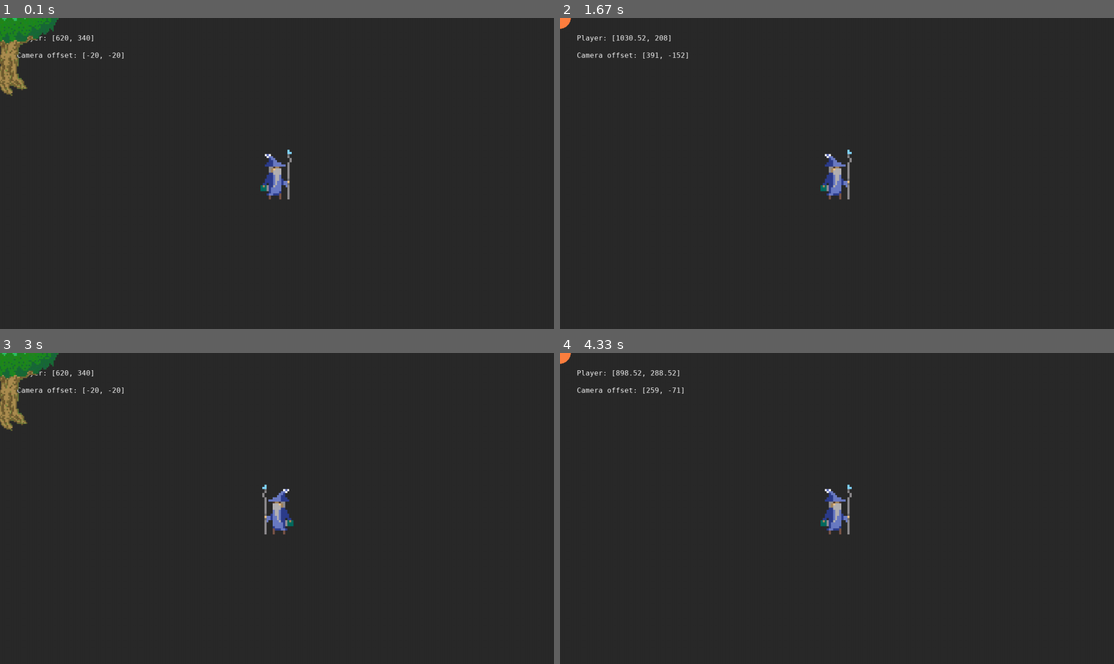
Above: before the commit, frames 1-4 (two rows, left to right).
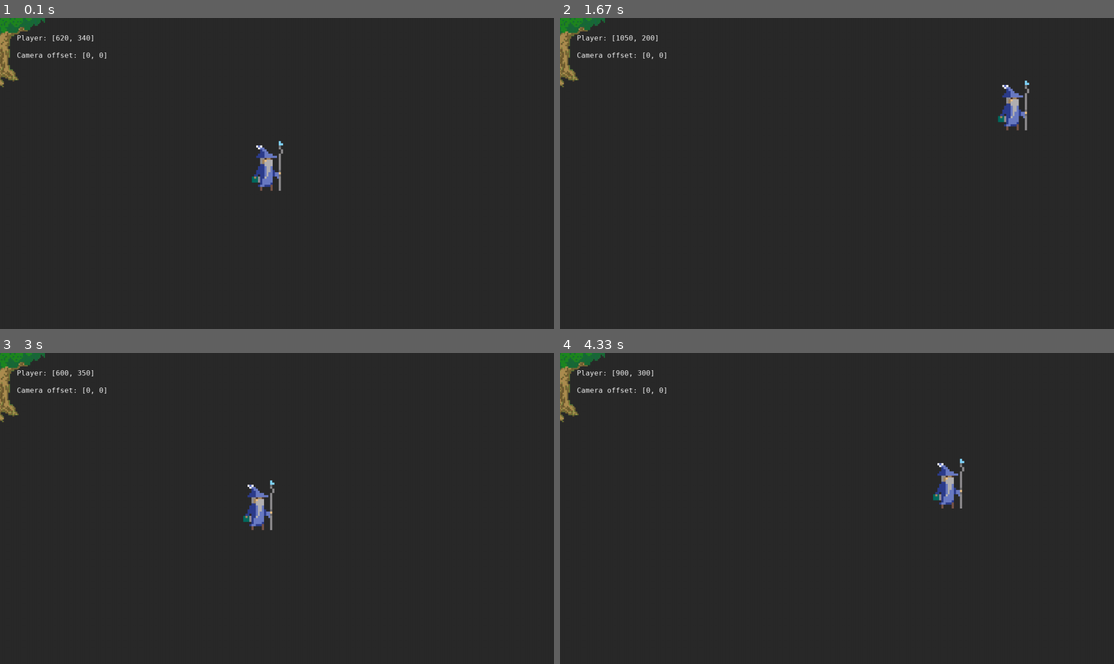
Above: after the commit, the same moments.

Repository: Eoic/Pygame-exp
Game: pygame game, started from client/main.py
Same seed, same stepped clock (60 frames per second), same inputs: the game is played once before the commit and once after it.
Inputs:
- Up to frame 1 (0.1 s): no input
- Up to frame 2 (1.67 s): hold D 0.33-0.8 s; hold W 0.83-1.13 s; hold D 1.17-1.63 s
- Up to frame 3 (3 s): hold A 1.67-2.2 s; hold S 2.23-2.53 s; hold A 2.57-2.97 s
- Up to frame 4 (4.33 s): hold W 3-3.37 s; hold D 3.4-4.03 s; hold S from 4.07 s (still down)

The runs differ from the first frame. In frame 1, 1.8% of the frame differs, in the area x 0-53%, y 0-59%; in frame 2, 1.7%; in frame 3, 2.0%; in frame 4, 1.7%.

Commit message:
Add stepped movement.

Diff:
--- a/client/core/camera.py
+++ b/client/core/camera.py
@@ -1,12 +1,10 @@
-import numpy
 import pygame
-import numpy as np
 
 
 class CameraGroup(pygame.sprite.Group):
-    target: pygame.Rect
+    target: pygame.Vector2
+    offset: pygame.Vector2
     surface: pygame.Surface
-    offset: pygame.Vector2
 
     def __init__(self, target=None):
         super().__init__()
@@ -20,8 +18,8 @@
         if self.target is None:
             return
 
-        self.offset.x = self.target.centerx - self.half_width
-        self.offset.y = self.target.centery - self.half_height
+        self.offset.x = self.target.x - self.half_width
+        self.offset.y = self.target.y - self.half_height
 
     def set_half_size(self, half_width: int, half_height: int):
         self.half_width = half_width
@@ -34,5 +32,5 @@
             offset_position = sprite.rect.topleft - self.offset
             self.surface.blit(sprite.image, offset_position)
 
-    def set_target(self, target: pygame.Rect):
+    def set_target(self, target: pygame.Vector2):
         self.target = target
--- a/client/core/player.py
+++ b/client/core/player.py
@@ -8,13 +8,8 @@
 
 
 class Player(WorldObject):
-    class Direction(Enum):
-        LEFT = 'Left'
-        RIGHT = 'Right'
-
     id: uuid.UUID
     speed: float
-    facing_direction: Direction
 
     def __init__(
         self,
@@ -25,7 +20,7 @@
         super().__init__(image_path='assets/player.png', group=group, scale=0.10)
         self.id = uuid.uuid4()
         self.speed = speed
-        self.facing_direction = self.Direction.RIGHT
+        self.acc_position = self.transform.position
 
     def handle_input(self):
         keys = key.get_pressed()
@@ -44,9 +39,12 @@
 
     def handle_update(self, delta_time: float):
         if self.transform.direction.length() != 0:
-            self.transform.position = self.transform.position + self.speed * delta_time * self.transform.direction.normalize()
+            base = 50
+            new_position = self.acc_position + self.speed * delta_time * self.transform.direction.normalize()
+            self.acc_position = new_position
+            new_position = pygame.Vector2(base * round(new_position.x / base), base * round(new_position.y / base))
+            self.transform.position = new_position
             self.rect.center = self.transform.position
-            self.update_facing_direction()
 
     def set_speed(self, value: float) -> None:
         if value < 0:
@@ -57,20 +55,5 @@
     def set_color(self, color: Tuple[int, int, int]):
         self.color = color
 
-    def get_facing_direction(self):
-        if self.transform.direction.x < 0 and self.facing_direction != self.Direction.LEFT:
-            return self.Direction.LEFT, True
-        elif self.transform.direction.x > 0 and self.facing_direction != self.Direction.RIGHT:
-            return self.Direction.RIGHT, True
-
-        return self.facing_direction, False
-
-    def update_facing_direction(self):
-        if self.transform.direction.x == 0:
-            return
-
-        self.facing_direction, is_flip_x_needed = self.get_facing_direction()
-        self.image = pygame.transform.flip(self.image, is_flip_x_needed, False)
-
     def __str__(self) -> str:
         return f'Player(id={self.id})'
--- a/client/game.py
+++ b/client/game.py
@@ -37,10 +37,10 @@
 
         player = Player(speed=440.0, group=self.camera)
         player.transform.set_position(pygame.Vector2(self.surface.get_width() / 2 - 20, self.surface.get_height() / 2 - 20))
-        self.camera.set_target(player.rect)
+        self.camera.set_target(pygame.Vector2(self.resolution[0] // 2, self.resolution[1] // 2))
         self.is_running = True
 
-        interpolator = Interpolator((0, 0), self.resolution, 5, 144, shape=1.2)
+        interpolator = Interpolator((0, 0), self.resolution, 5, self.target_fps, shape=1.2)
 
         while self.is_running:
             for event in pygame.event.get():
@@ -55,8 +55,8 @@
             player.handle_input()
             player.handle_update(self.delta_time)
 
-            pygame.draw.circle(self.surface, pygame.Color(255, 128, 64), interpolator.pos, 25.0)
-            interpolator.next()
+            # pygame.draw.circle(self.surface, pygame.Color(255, 128, 64), interpolator.pos, 25.0)
+            # interpolator.next()
 
             self.camera.update()
             self.camera.custom_draw()
--- a/client/main.py
+++ b/client/main.py
@@ -12,4 +12,4 @@
 # * Use world coordinates instead of pixels.
 # * Collisions between player and static world objects.
 
-Game().run()
+Game(target_fps=144).run()
Empty file removed: client/core/layer.py
